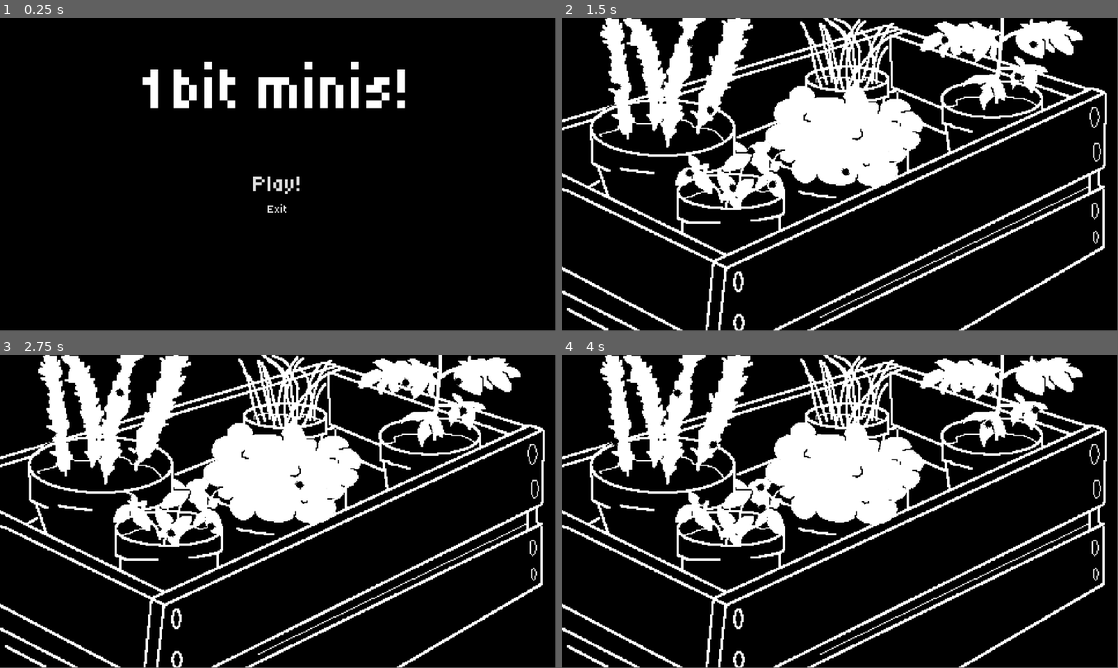
Above: before the commit, frames 1-4 (two rows, left to right).
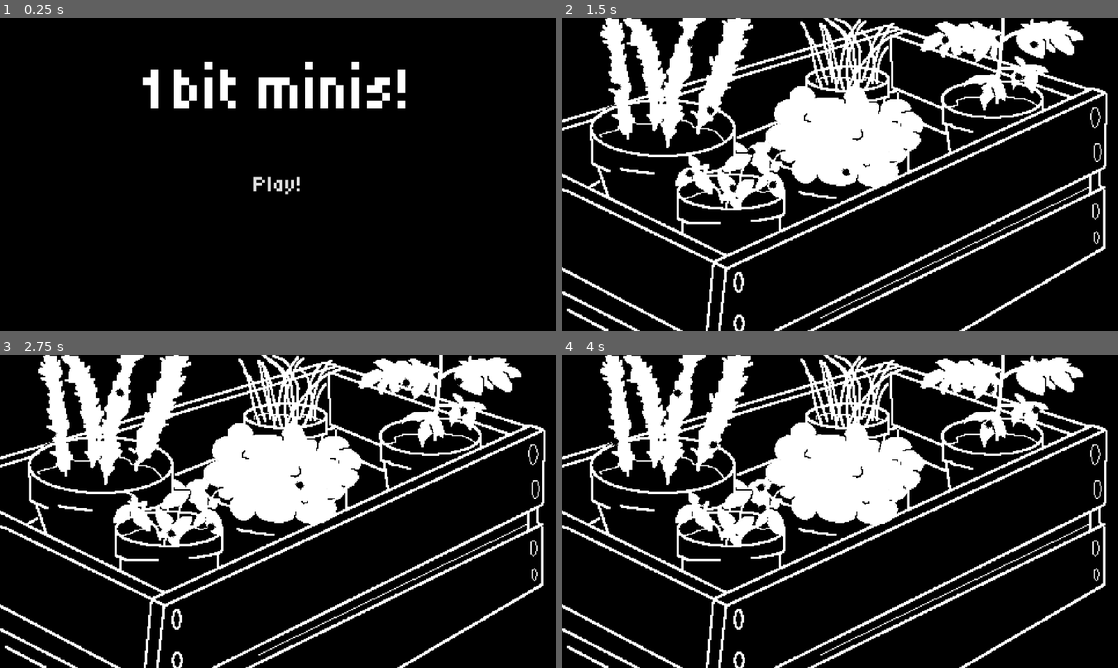
Above: after the commit, the same moments.

Repository: alhabast/1bit_minis
Game: Godot game, scene res://scenes/main_menu.tscn
The game is run twice, just before and just after one commit, with the same random seed, the same clock (stepped at 60 frames per second) and the same inputs.
Inputs (mouse positions are in pixels of both pictures, inside the frame that each line leads up to):
- Up to frame 1 (0.25 s): no input
- Up to frame 2 (1.5 s): click "Play!" at 0.5 s; click "Bug" at 1.25 s
- Up to frame 3 (2.75 s): move the mouse to (400, 495) at 2.02 s
- Up to frame 4 (4 s): move the mouse to (728, 527) at 2.77 s; move the mouse to (895, 442) at 3.52 s
In our replay, the window is 799x449 before the commit and 800x450 after it. These sizes can differ from the game's own. Grey fills any space a smaller window leaves; there, only what the larger window draws over its background counts as a difference.

The runs differ from the first frame. In frame 1, 0.7% of the frame differs, in the area x 25-73%, y 14-63%; in frame 2, 7.3%, in the area x 0-99%, y 0-100%; in frame 3, 7.3%; in frame 4, 7.3%.

Commit message:
made game work

Diff:
--- a/project.godot
+++ b/project.godot
@@ -13,11 +13,15 @@
 config/name="1-Bit_Minis"
 run/main_scene="uid://3sxdn61dhmj3"
 config/features=PackedStringArray("4.4", "GL Compatibility")
+boot_splash/show_image=false
+boot_splash/fullsize=false
+boot_splash/use_filter=false
 config/icon="res://icon.svg"
 
 [display]
 
-window/size/resizable=false
+window/size/initial_position_type=0
+window/stretch/mode="viewport"
 
 [rendering]
 
--- a/scenes/GardeningMiniGame/GardeningMiniGame.tscn
+++ b/scenes/GardeningMiniGame/GardeningMiniGame.tscn
@@ -119,7 +119,6 @@
 script = ExtResource("1_d1f6l")
 
 [node name="Camera2D" type="Camera2D" parent="."]
-visible = false
 zoom = Vector2(2.4, 2.4)
 
 [node name="Background" type="Sprite2D" parent="."]
--- a/scenes/game_select_menu.tscn
+++ b/scenes/game_select_menu.tscn
@@ -22,14 +22,19 @@
 color = Color(0, 0, 0, 1)
 
 [node name="MarginContainer" type="MarginContainer" parent="."]
-layout_mode = 0
-offset_left = 208.0
-offset_right = 248.0
-offset_bottom = 40.0
+layout_mode = 1
+anchors_preset = 5
+anchor_left = 0.5
+anchor_right = 0.5
+offset_left = -368.0
+offset_right = 368.0
+offset_bottom = 343.0
+grow_horizontal = 2
 theme_override_constants/margin_top = 52
 
 [node name="Label" type="Label" parent="MarginContainer"]
 layout_mode = 2
+size_flags_horizontal = 4
 theme_override_fonts/font = ExtResource("2_n0rje")
 theme_override_font_sizes/font_size = 128
 text = "Choose Game
--- a/scenes/main_menu.gd
+++ b/scenes/main_menu.gd
@@ -2,8 +2,8 @@
 
 
 
-func _on_exit_button_pressed() -> void:
-	get_tree().quit()
+#func _on_exit_button_pressed() -> void:
+	#get_tree().quit()
 
 func _on_play_button_pressed() -> void:
 	get_tree().change_scene_to_file("res://scenes/game_select_menu.tscn")
--- a/scenes/main_menu.tscn
+++ b/scenes/main_menu.tscn
@@ -69,15 +69,4 @@
 flat = true
 alignment = 0
 
-[node name="exit_button" type="Button" parent="MarginContainer/VBoxContainer"]
-layout_mode = 2
-size_flags_horizontal = 4
-size_flags_vertical = 4
-theme_override_fonts/font = ExtResource("2_ekxnf")
-theme_override_font_sizes/font_size = 24
-text = "Exit"
-flat = true
-alignment = 0
-
 [connection signal="pressed" from="MarginContainer/VBoxContainer/play_button" to="." method="_on_play_button_pressed"]
-[connection signal="pressed" from="MarginContainer/VBoxContainer/exit_button" to="." method="_on_exit_button_pressed"]
Not shown, changed: export_presets.cfg
